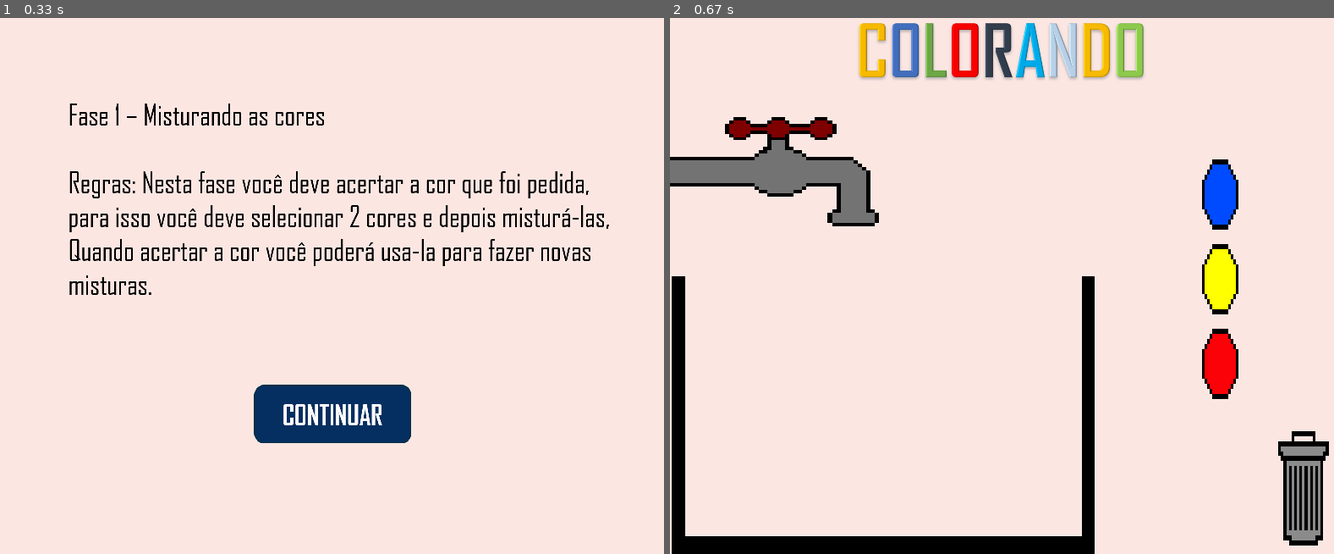
Above: before the commit, frames 1-2 (left to right).
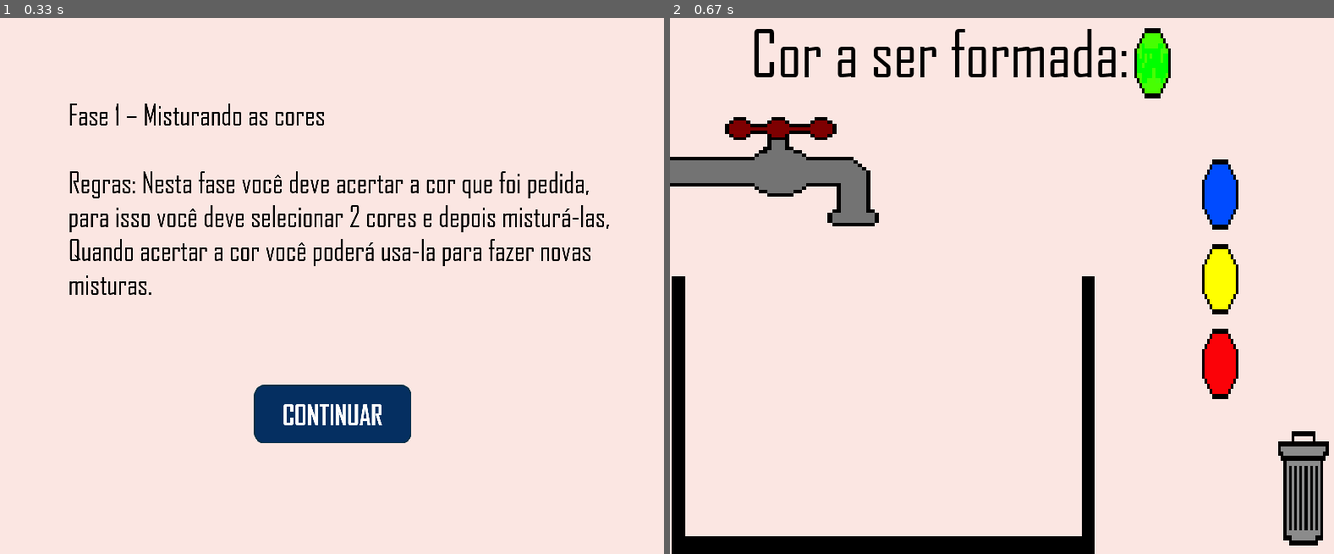
Above: after the commit, the same moments.

Repository: DouglasAndC/GAME-COLORANDO-PYGAME
Game: pygame game, started from Main/fase_1.py
The game is run twice, just before and just after one commit, with the same random seed, the same clock (stepped at 60 frames per second) and the same inputs.
Inputs (mouse positions are in pixels of both pictures, inside the frame that each line leads up to):
- Up to frame 1 (0.33 s): no input
- Up to frame 2 (0.67 s): click (1002, 414) at 0.38 s

Frame 1 is identical in both runs. In frame 2, 3.9% of the frame differs, in the area x 12-76%, y 0-16%.

Commit message:
Instrucao fase colorir

Diff:
--- a/Main/fase_1.py
+++ b/Main/fase_1.py
@@ -87,6 +87,11 @@
 def botoesMenu(color,x,y,width,height):
         return pygame.draw.rect(screen, color, [x, y, width, height])
 
+def instrucao():
+        titulo = pygame.image.load(globals.get_path()+'\\View\\fase1\\txtCorFormada.png').convert_alpha()
+        screen.blit(titulo,(50,40))
+
+
 def menu():
         btn1 = botoesMenu(BLACK,630,240,40,70)#azul
         btn2 = botoesMenu(BLACK,630,340,40,70)#amarelo
@@ -97,9 +102,16 @@
         btn7 = botoesMenu(BLACK,620,580,60,100)#juntar
         btn8 = botoesMenu(BLACK,720,560,60,130)#lixo
         screen.fill(PELE)
-        titulo()
+        #titulo()
+        instrucao()
         torneira()
         balde()
+        if(fase ==0):
+             screen.blit(dimensao_botao('btnVerde'),(370,-255))
+        elif(fase == 1):
+             screen.blit(dimensao_botao('btnLaranja'),(370,-255))
+        else:
+             screen.blit(dimensao_botao('btnRoxo'),(370,-255))
         screen.blit(dimensao_botao('btnAzul'),(450,-100))
         screen.blit(dimensao_botao('btnAmarelo'),(450,0))
         screen.blit(dimensao_botao('btnVermelho'),(450,100))
@@ -283,9 +295,6 @@
                   cont = 4
                elif(resultado == 0):
                   cont = 1
-               else:
-                  clicarExcluir()
-                  print(cont)
             else:
                clicarExcluir()
                print(cont)
Binary file added: View/fase1/txtCorFormada.png
Binary file added: View/fase1/txtLaranja.png
Binary file added: View/fase1/txtRoxo.png
Binary file added: View/fase1/txtVerde.png
